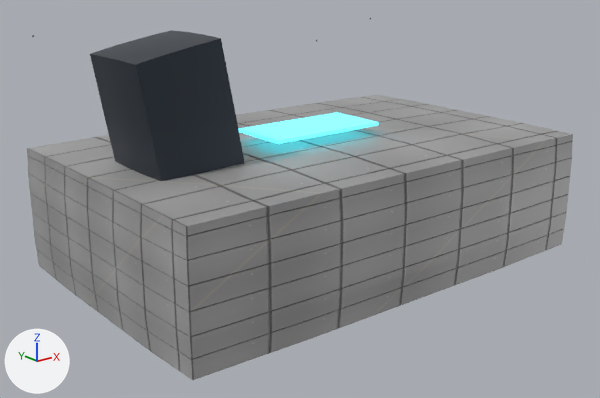
The Blender file assets/ships/parts/blender/place_station_fab_authored.blend: old version first, new version second.
The view is the same before and after, from a camera (50 mm lens) standing at (-13.0, -29.3, 14.8) and looking at (10.0, -0.5, 3.3). Lighting does not change. The marker at lower left points along +X, +Y and +Z. The older version comes first.

The first picture shows 'Fab_Forge_Glow', 'Fab_Hall', 'place_station_fab_Material_Mechanical_Merged'.
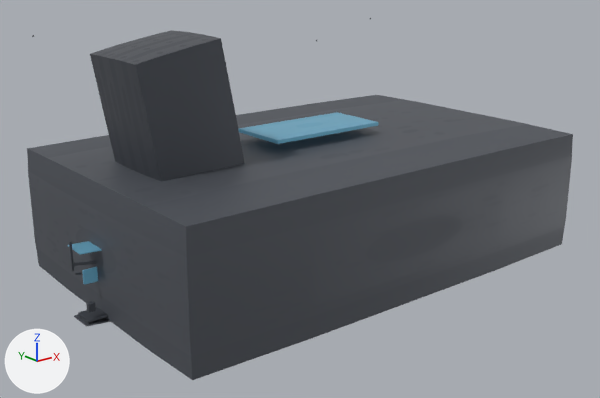
Not visible in the pictures: 'DET_dock_scuff'.

Boxes [x1, y1, x2, y2] around the edits, measured in the pictures (600 x 398 px):
'Fab_Hall', recoloured (darker)
    both: [27, 95, 573, 380]
'Fab_Forge_Glow', recoloured (cyan to blue)
    both: [239, 112, 379, 144]
'DET_edge_chamfer_band', added
    after: [68, 241, 102, 254]
'DET_dock_collar', added
    after: [78, 307, 108, 322]
'DET_primary_story_a', added
    after: [82, 267, 98, 284]
'DET_deck_traffic_wear', added
    after: [74, 315, 111, 326]
'DET_cavity_grime_vent', added
    after: [86, 301, 96, 313]
'DET_antenna_mast', added
    after: [69, 241, 74, 271]
'DET_panel_line_emphasis', added
    after: [74, 261, 96, 266]

Edits to the bpy script that builds the scene:
```text
Add mat_material_accent:
    mat_material_accent = bpy.data.materials.new('Material_Accent')
    # colours: cyan #6caac4, blue #7ccbf3
    # uses the picture img_place_station_fab_wear_mask_2k_jpg
Add mat_material_hull:
    mat_material_hull = bpy.data.materials.new('Material_Hull')
    # colours: dark grey #595d65
    # uses the picture img_place_station_fab_wear_mask_2k_jpg
Add mat_material_mechanical:
    mat_material_mechanical = bpy.data.materials.new('Material_Mechanical')
    # colours: dark grey #595d65
    # uses the picture img_place_station_fab_wear_mask_2k_jpg
Change me_fab_hall:
    where me_fab_hall.from_pydata(...)  # 150 vertices, 192 faces; spans x -11.0..11.0, y -7.0..7.0, z -3.0..3.0
    remove me_fab_hall.materials.append(mat_material_hull_015)
    add me_fab_hall.materials.append(mat_material_hull)
Change me_fab_forge_glow:
    where me_fab_forge_glow.from_pydata(...)  # 54 vertices, 48 faces; spans x -3.0..3.0, y -1.5..1.5, z -0.1..0.1
    remove me_fab_forge_glow.materials.append(mat_material_accent_010)  # cyan #59adb8, glowing cyan #50d3e1
    add me_fab_forge_glow.materials.append(mat_material_accent)
Add ob_det_edge_chamfer_band:
    ob_det_edge_chamfer_band = bpy.data.objects.new('DET_edge_chamfer_band', me_cube_011)  # a box spanning x -0.5..0.5, y -0.5..0.5, z -0.5..0.5; modifiers BEVEL, WEIGHTED_NORMAL
    ob_det_edge_chamfer_band.parent = ob_fab_hall
    ob_det_edge_chamfer_band.location = (0.0, 0.0, 3.2)
    ob_det_edge_chamfer_band.rotation_euler = (0.0, 0.05, 0.0)  # degrees (0, 2.9, 0)
    ob_det_edge_chamfer_band.scale = (1.8, 1.2, 0.05)
Add ob_det_dock_scuff:
    ob_det_dock_scuff = bpy.data.objects.new('DET_dock_scuff', me_cube_010)  # a box spanning x -0.5..0.5, y -0.5..0.5, z -0.5..0.5; modifiers BEVEL, WEIGHTED_NORMAL
    ob_det_dock_scuff.parent = ob_fab_hall
    ob_det_dock_scuff.location = (0.0, 0.0, 0.05)
    ob_det_dock_scuff.rotation_euler = (0.0, 0.1, 0.0)  # degrees (0, 5.7, 0)
    ob_det_dock_scuff.scale = (1.6, 1.0, 0.03)
Add ob_det_cavity_grime_vent:
    ob_det_cavity_grime_vent = bpy.data.objects.new('DET_cavity_grime_vent', me_cube_008)  # a box spanning x -0.5..0.5, y -0.5..0.5, z -0.5..0.5; modifiers BEVEL, WEIGHTED_NORMAL
    ob_det_cavity_grime_vent.parent = ob_fab_hall
    ob_det_cavity_grime_vent.location = (-0.5, -0.3, 0.8)
    ob_det_cavity_grime_vent.scale = (0.3, 0.2, 0.35)
Add ob_det_panel_line_emphasis:
    ob_det_panel_line_emphasis = bpy.data.objects.new('DET_panel_line_emphasis', me_cube_006)  # a box spanning x -0.5..0.5, y -0.5..0.5, z -0.5..0.5; modifiers BEVEL, WEIGHTED_NORMAL
    ob_det_panel_line_emphasis.parent = ob_fab_hall
    ob_det_panel_line_emphasis.location = (0.0, 0.0, 2.5)
    ob_det_panel_line_emphasis.rotation_euler = (0.0, 0.15, 0.0)  # degrees (0, 8.6, 0)
    ob_det_panel_line_emphasis.scale = (2.0, 0.02, 0.12)
Add ob_det_deck_traffic_wear:
    ob_det_deck_traffic_wear = bpy.data.objects.new('DET_deck_traffic_wear', me_cube_005)  # a box spanning x -0.5..0.5, y -0.5..0.5, z -0.5..0.5; modifiers BEVEL, WEIGHTED_NORMAL
    ob_det_deck_traffic_wear.parent = ob_fab_hall
    ob_det_deck_traffic_wear.location = (0.0, 0.0, 0.1)
    ob_det_deck_traffic_wear.rotation_euler = (0.0, 0.1, 0.0)  # degrees (0, 5.7, 0)
    ob_det_deck_traffic_wear.scale = (1.8, 1.2, 0.03)
Add ob_det_antenna_mast:
    ob_det_antenna_mast = bpy.data.objects.new('DET_antenna_mast', me_cube_003)  # a box spanning x -0.5..0.5, y -0.5..0.5, z -0.5..0.5; modifiers BEVEL, WEIGHTED_NORMAL
    ob_det_antenna_mast.parent = ob_fab_hall
    ob_det_antenna_mast.location = (-1.0, 0.0, 3.0)
    ob_det_antenna_mast.scale = (0.08, 0.08, 1.2)
Add ob_det_dock_collar:
    ob_det_dock_collar = bpy.data.objects.new('DET_dock_collar', me_cube_002)  # a box spanning x -0.5..0.5, y -0.5..0.5, z -0.5..0.5; modifiers BEVEL, WEIGHTED_NORMAL
    ob_det_dock_collar.parent = ob_fab_hall
    ob_det_dock_collar.location = (0.0, 0.0, 0.3)
    ob_det_dock_collar.scale = (1.5, 1.0, 0.08)
Add ob_det_primary_story_a:
    ob_det_primary_story_a = bpy.data.objects.new('DET_primary_story_a', me_cube_011.copy())  # modifiers BEVEL, WEIGHTED_NORMAL
    ob_det_primary_story_a.parent = ob_fab_hall
    ob_det_primary_story_a.location = (0.0, 0.0, 2.0)
    ob_det_primary_story_a.scale = (1.2, 0.08, 0.6)
```
